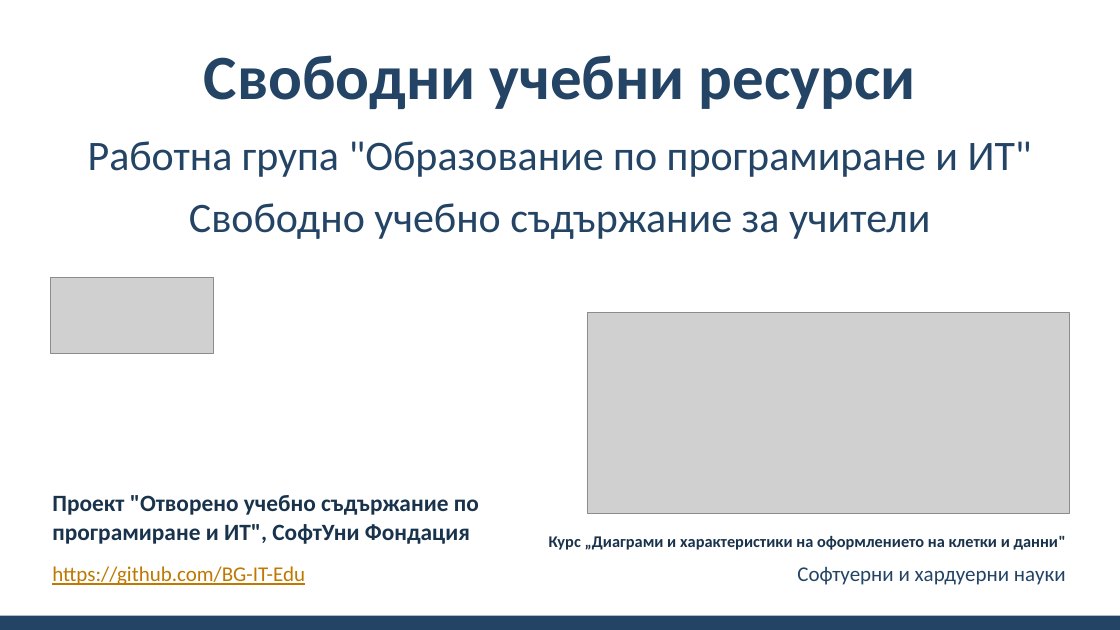
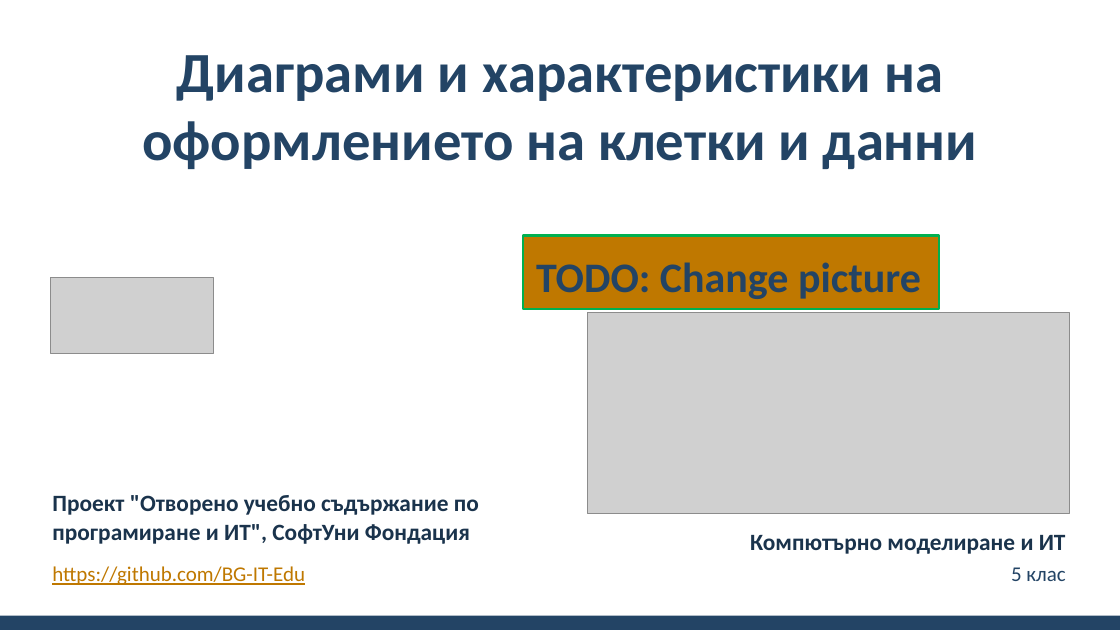
Before and after one commit to BG-IT-Edu/School-Programming, a slide deck: slide 1 of Courses/Computer-Modeling-and-IT/Computer-Modeling-and-IT-5-Class/29-Charts-and-Layout-of-Cells-and-Data/29-Charts-and-Layout-of-Cells-and-Data.pptx. Drawn at 1120x630 pixels with LibreOffice and Linux fonts; fonts in the diff are those of the drawing; grey boxes stand for pictures; background and template pictures are left out. Boxes give left, top, right and bottom in pixels: in the first picture for what was removed or moved away, otherwise in the second. Text is boxed around its words. In the diff, an @@ line names an element or a change of style, - is before the commit and + after.

```diff
--- a/Courses/Computer-Modeling-and-IT/Computer-Modeling-and-IT-5-Class/29-Charts-and-Layout-of-Cells-and-Data/29-Charts-and-Layout-of-Cells-and-Data.pptx
+++ b/Courses/Computer-Modeling-and-IT/Computer-Modeling-and-IT-5-Class/29-Charts-and-Layout-of-Cells-and-Data/29-Charts-and-Layout-of-Cells-and-Data.pptx
@@ title at [142,55,977,169]: text changed; size 54 to 48.6 pt @@
-Свободни учебни ресурси
+Диаграми и характеристики на оформлението на клетки и данни
@@ subtitle removed at [88,141,1032,239] @@
-Работна група "Образование по програмиране и ИТ"
-Свободно учебно съдържание за учители
@@ rectangle added at [523,235,939,308], fill #BF7800, outline #00B050 2 pt, 36 pt, text #234465, bold @@
+TODO: Change picture
@@ text at [750,535,1066,554]: text changed; size 14 to 20 pt @@
-Курс „Диаграми и характеристики на оформлението на клетки и данни"
+Компютърно моделиране и ИТ
@@ text at [1011,567,1065,581]: text changed @@
-Софтуерни и хардуерни науки
+5 клас
```
Also in this commit, not shown: 14 other slides changed.
